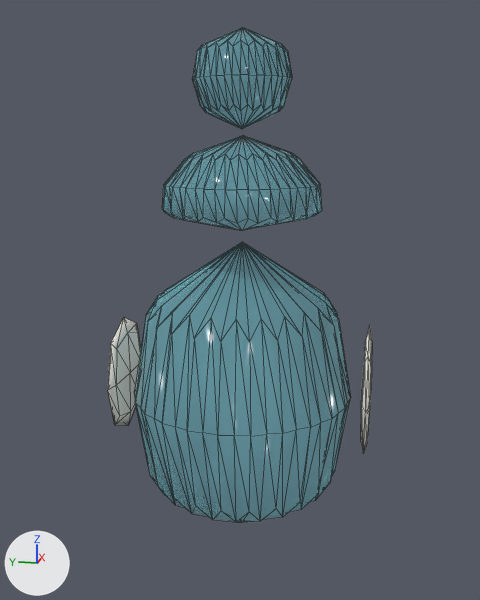
Renders of the glTF model assets_src/models/prop_bottle_drinkme.glb from each side of a commit.
One viewpoint serves both versions: a camera (50 mm lens) standing at (-0.1664, -0.0327, 0.109) and looking at (0.0, 0.0006, 0.0674). Arrows for +X, +Y and +Z are at lower left; the lights stay in place. The first picture is the older version. Mesh edges are drawn as thin lines. Where no turn or scale is listed for an object, it has been applied to the vertices.

Objects in the first picture: 'Back_Label', 'Front_Label', 'prop_bottle_drinkme'.
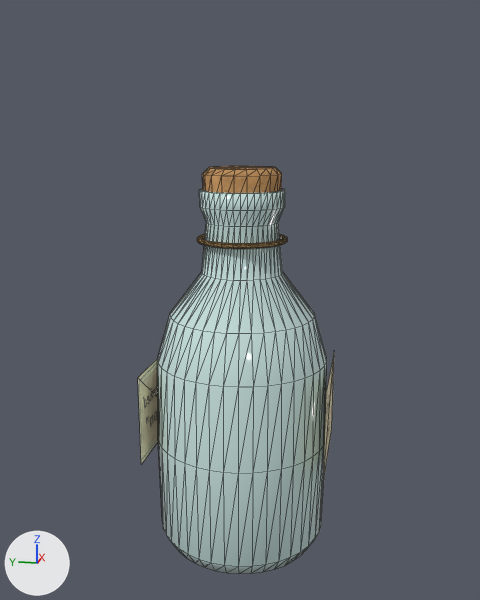
The edits, one by one:
Picture 'T_Cork' (img_t_cork) is new.
Picture 'T_Label_Drink' (img_t_label_drink) is new.
Picture 'T_Label_Back' (img_t_label_back) is new.
Material 'M_Glass_Bottle' (mat_m_glass_bottle) changes colour from cyan #7ac7d4 to pale blue #cfeae6; in linear values from (0.195, 0.571, 0.658) to (0.624, 0.823, 0.791).
In material 'M_Glass_Bottle' (mat_m_glass_bottle), alpha goes from 0.38 to 1.0.
Material 'M_Twine' (mat_m_twine) is new.
Its base color is (0.323, 0.195, 0.0685) (brown #9a7a4a).
Its roughness is 0.9.
Material 'M_Cork' (mat_m_cork) is new.
Its texture is img_t_cork.
Its roughness is 0.9.
Material 'M_Bottle_Liquid' (mat_m_bottle_liquid) is new.
Its base color is (0.114, 0.456, 0.552) (cyan #5fb4c4).
Its roughness is 0.2.
Its emission color is (0.0164, 0.125, 0.172) (dark cyan #236373).
Its emission strength is 1.0.
Material 'M_Label_Drink' (mat_m_label_drink) is new.
Its texture is img_t_label_drink.
Its roughness is 0.8.
Material 'M_Label_Back' (mat_m_label_back) is new.
Its texture is img_t_label_back.
Its roughness is 0.8.
me_back_label is used by ob_back_label; location (0.0, 0.0, 0.0).
me_back_label had 26 vertices, 48 faces and spanned x -0.0134..0.0134, y 0.0317..0.0343, z 0.029..0.061.
me_back_label no longer uses material mat_m_icing (white #f7f3ea).
me_back_label now has 4 vertices, 2 faces and spans x -0.016..0.016, y 0.0236, z 0.026..0.05.
me_back_label part 1: the whole mesh is rebuilt.
me_back_label gains material mat_m_label_back (picture img_t_label_back).
me_front_label is used by ob_front_label; location (0.0, 0.0, 0.0).
me_front_label had 26 vertices, 48 faces and spanned x -0.0151..0.0151, y -0.0343..-0.0317, z 0.0274..0.0626.
me_front_label no longer uses material mat_m_icing (white #f7f3ea).
me_front_label now has 4 vertices, 2 faces and spans x -0.016..0.016, y -0.0236, z 0.026..0.05.
me_front_label part 2: the whole mesh is rebuilt.
me_front_label gains material mat_m_label_drink (picture img_t_label_drink).
me_prop_bottle_drinkme is used by ob_prop_bottle_drinkme; location (0.0, 0.0, 0.0).
me_prop_bottle_drinkme had 414 vertices, 816 faces and spanned x -0.029..0.029, y -0.029..0.029, z 0.0021..0.1343.
me_prop_bottle_drinkme now has 943 vertices, 1700 faces and spans x -0.023..0.023, y -0.023..0.023, z 0.0..0.1015.
me_prop_bottle_drinkme part 3: the loose piece of 146 vertices spanning x -0.029..0.029, y -0.029..0.029, z 0.0021..0.0829 is rebuilt with 440 vertices and now spans x -0.023..0.023, y -0.023..0.023, z 0.0..0.096.
me_prop_bottle_drinkme part 4: a new loose piece of 150 vertices spanning x -0.0116..0.0116, y -0.0116..0.0116, z 0.0828..0.0842, in mat_m_twine (brown #9a7a4a).
me_prop_bottle_drinkme part 5: a new loose piece of 101 vertices spanning x -0.01..0.01, y -0.01..0.01, z 0.086..0.1015, in mat_m_cork (picture img_t_cork).
me_prop_bottle_drinkme part 6: the loose piece of 122 vertices spanning x -0.0121..0.0121, y -0.0121..0.0121, z 0.1107..0.1343 is deleted.
me_prop_bottle_drinkme part 7: 146 vertices removed from x -0.0202..0.0202, y -0.0202..0.0202, z 0.0856..0.1094.
Other edits to the shape of me_prop_bottle_drinkme do not show in these pictures.
me_prop_bottle_drinkme gains material mat_m_bottle_liquid (cyan #5fb4c4, glowing dark cyan #236373).
me_prop_bottle_drinkme gains material mat_m_cork (picture img_t_cork).
me_prop_bottle_drinkme gains material mat_m_twine (brown #9a7a4a).

Boxes (x1, y1, x2, y2) around the edits, measured in the pictures (480 x 600 px):
'prop_bottle_drinkme', recoloured, surface changed, reshaped (22% narrower, 18% shorter)
    before: (134, 27, 351, 523)
    after: (157, 166, 327, 574)
'Back_Label', reshaped, recoloured
    before: (108, 318, 141, 425)
    after: (138, 358, 158, 464)
'Front_Label', reshaped
    before: (361, 325, 372, 454)
    after: (323, 355, 334, 481)
part 3 of me_prop_bottle_drinkme, rebuilt (22% narrower, 37% taller)
    before: (134, 242, 351, 523)
    after: (157, 189, 327, 574)
part 4 of me_prop_bottle_drinkme, added
    after: (197, 234, 287, 249)
part 5 of me_prop_bottle_drinkme, added
    after: (202, 166, 282, 193)
part 6 of me_prop_bottle_drinkme, deleted
    before: (192, 27, 292, 129)
part 7 of me_prop_bottle_drinkme, deleted
    before: (162, 135, 322, 231)
